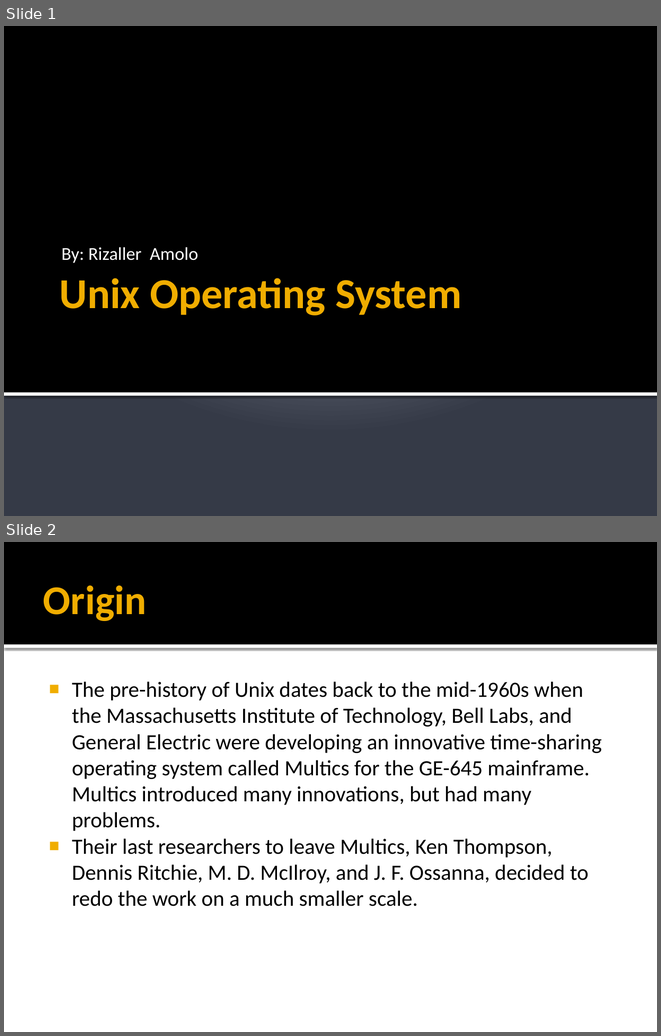
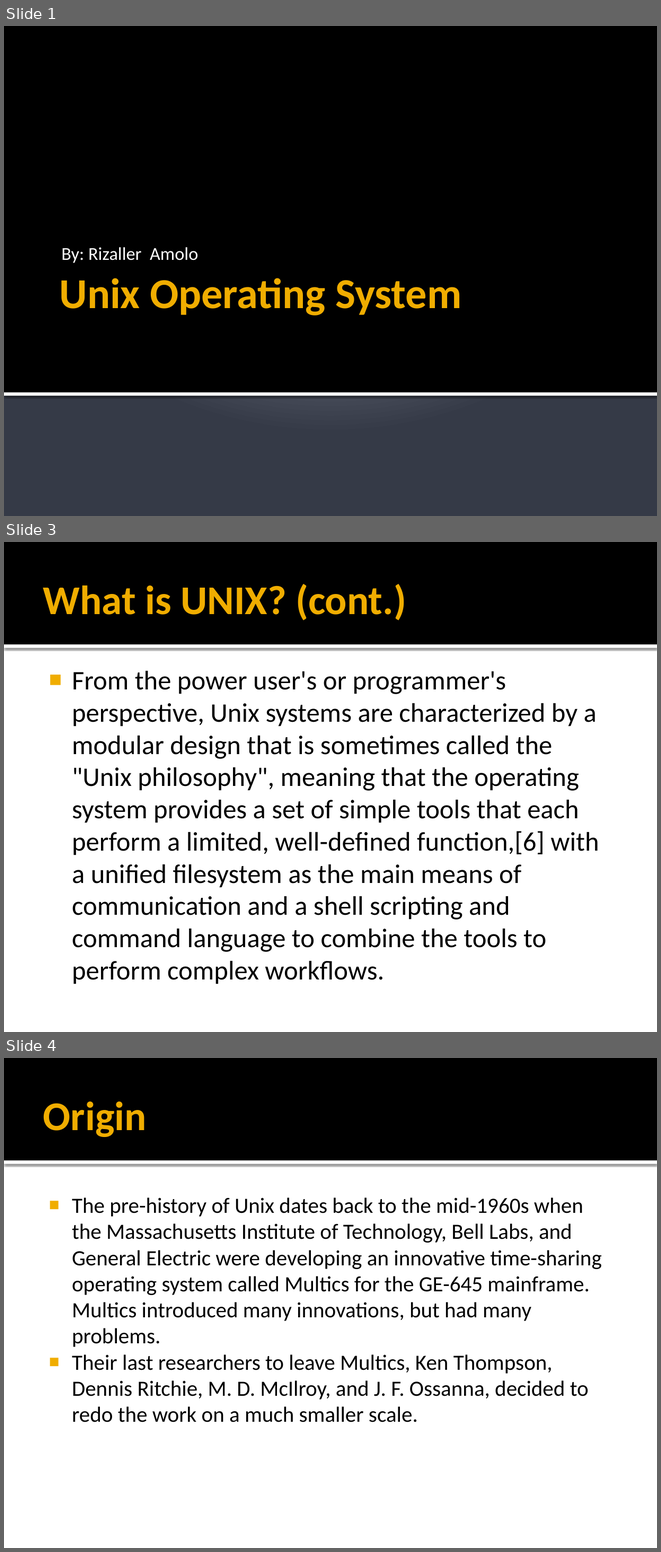
Before and after one commit to Z0ku/CS2202, a slide deck: Unix Operating System.pptx. Shown one above the other, each under a label of ours: slides 1 and 2 before the commit, slides 1, 3 and 4 after it; the slides between them are not shown. The pictures are 661x1036 and 661x1552 pixels, drawn with LibreOffice and Linux fonts; fonts in the diff are those of the drawing. Boxes give left, top, right and bottom in pixels: in the first picture for what was removed or moved away, otherwise in the second. Text is boxed around its words. In the diff, an @@ line names an element or a change of style, - is before the commit and + after.

```diff
--- a/Unix Operating System.pptx
+++ b/Unix Operating System.pptx
@@ slide 3 added at box(4, 542, 657, 1032), background #FFFFFF; not listed: 2 template elements that a slide beside it also shows @@
@@ title added at box(43, 584, 406, 620), 45 pt, text #F0AD00, bold @@
+What is UNIX? (cont.)
@@ text added at box(72, 671, 599, 983), 29.6 pt, text #000000 @@
+■ From the power user's or programmer's perspective, Unix systems are characterized by a modular design that is sometimes called the "Unix philosophy", meaning that the operating system provides a set of simple tools that each perform a limited, well-defined function,[6] with a unified filesystem as the main means of communication and a shell scripting and command language to combine the tools to perform complex workflows.
@@ what was slide 2 is now slide 4 @@
```
Also in this commit, not shown: 9 slides changed, 2 other slides added, 1 other file.
